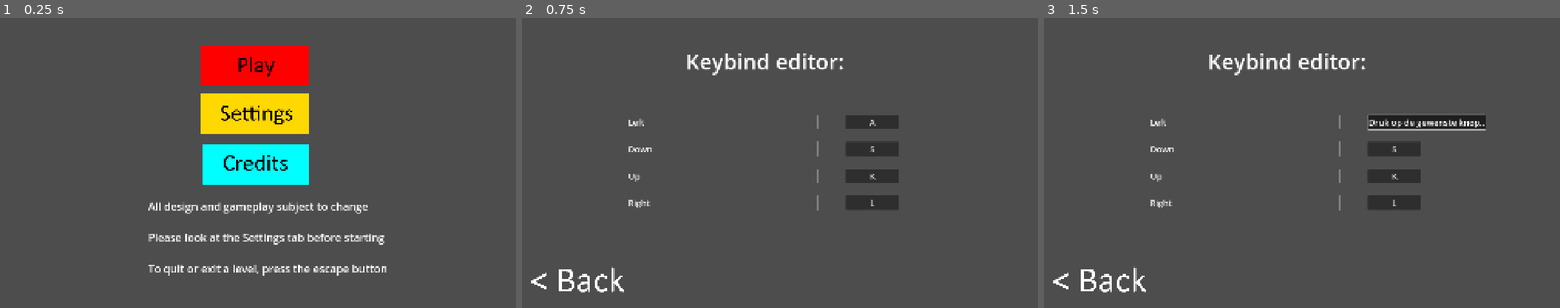
Above: before the commit, frames 1-3 (left to right).
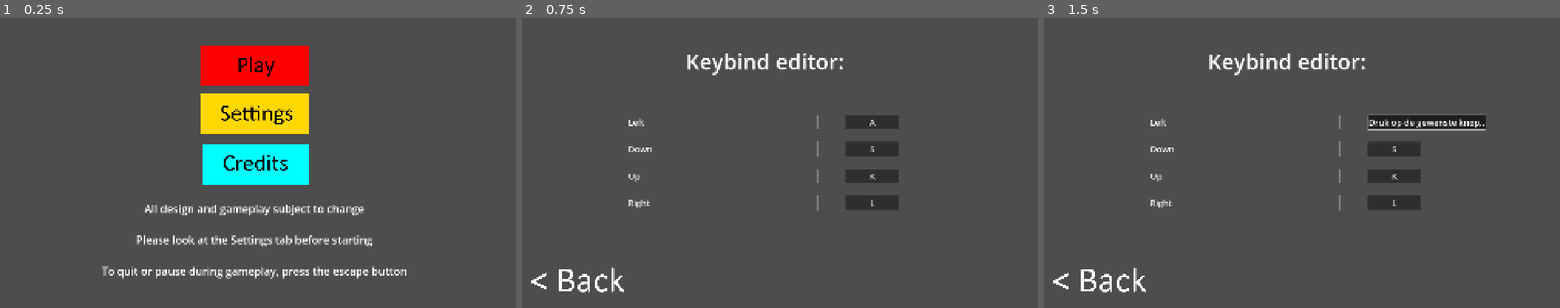
Above: after the commit, the same moments.

Repository: HyperKappy/Rhythm-Game-Repo
Game: Godot game, scene res://scenes/Main menu.tscn
The game is run twice, just before and just after one commit, with the same random seed, the same clock (stepped at 60 frames per second) and the same inputs. Sound files missing from this copy of the repository are replaced by a short silence.
Inputs (mouse positions are in pixels of both pictures, inside the frame that each line leads up to):
- Up to frame 1 (0.25 s): no input
- Up to frame 2 (0.75 s): click (774, 113) at 0.5 s
- Up to frame 3 (1.5 s): click "A" at 1.25 s

The runs differ from the first frame. In frame 1, 3.3% of the frame differs, in the area x 19-79%, y 63-90%; in frame 2, nothing differs; in frame 3, nothing differs.

Commit message:
pauze menu toegevoegd
druk op escape tijdens gameplay voor een pauzemenu

Diff:
--- a/code/Compatibility_Script (Song Select).gd
+++ b/code/Compatibility_Script (Song Select).gd
@@ -9,8 +9,6 @@
 }
 
 func _input(event: InputEvent):
-	if Input.is_key_pressed(KEY_ESCAPE):
-		get_tree().change_scene_to_file("res://scenes/Main menu.tscn")
 	if event is InputEventKey:
 		if event.keycode in required_keys:
 			required_keys[event.keycode] = event.pressed
--- /dev/null
+++ b/code/pause_menu.gd
@@ -0,0 +1,45 @@
+extends Control
+
+@export var main_menu_scene_path: String = "res://levels/main_menu.tscn"
+
+@onready var continue_button: Button = $CanvasLayer/Panel/VBoxContainer/ContinueButton
+@onready var retry_button: Button = $CanvasLayer/Panel/VBoxContainer/RetryButton
+@onready var back_button: Button = $CanvasLayer/Panel/VBoxContainer/BackButton
+
+func _ready() -> void:
+
+	if has_node("BlurOverlay"):
+		var blur := $BlurOverlay
+		blur.mouse_filter = Control.MOUSE_FILTER_IGNORE
+
+	continue_button.pressed.connect(_on_continue_pressed)
+	retry_button.pressed.connect(_on_retry_pressed)
+	back_button.pressed.connect(_on_back_pressed)
+
+	Input.set_mouse_mode(Input.MOUSE_MODE_VISIBLE)
+
+
+func _on_continue_pressed() -> void:
+	get_tree().paused = false
+	queue_free()
+
+
+func _on_retry_pressed() -> void:
+	get_tree().paused = false
+	var tree := get_tree()
+	queue_free()
+	tree.reload_current_scene()
+
+
+func _on_back_pressed() -> void:
+	get_tree().paused = false
+	var tree := get_tree()
+	queue_free()
+
+	if main_menu_scene_path != "":
+		tree.change_scene_to_file(main_menu_scene_path)
+
+
+func _unhandled_input(event: InputEvent) -> void:
+	if event.is_action_pressed("ui_cancel"):
+		_on_continue_pressed()
--- a/code/song_player.gd
+++ b/code/song_player.gd
@@ -1,4 +1,6 @@
 extends Node
+
+@export var pause_menu_scene: PackedScene = preload("res://scenes/pause_menu.tscn")
 
 @export var chart_path: String = ""
 @export var spawn_ahead_ms: float = 0.0   # hoe ver van tevoren je notes wilt zien vallen
@@ -265,6 +267,35 @@
 func _start_level() -> void:
 	audio_player.play()
 
-func _input(event):
-	if Input.is_key_pressed(KEY_ESCAPE):
-		get_tree().change_scene_to_file("res://scenes/Main menu.tscn")
+
+var pause_menu_instance: Control = null
+
+
+func _unhandled_input(event: InputEvent) -> void:
+	if event.is_action_pressed("ui_cancel"):
+		_toggle_pause_menu()
+
+
+func _toggle_pause_menu() -> void:
+	if pause_menu_instance != null and is_instance_valid(pause_menu_instance):
+		return
+
+	_show_pause_menu()
+
+
+func _show_pause_menu() -> void:
+	if pause_menu_scene == null:
+		push_warning("pause_menu_scene is niet ingesteld op SongPlayer.")
+		return
+
+	get_tree().paused = true
+
+	pause_menu_instance = pause_menu_scene.instantiate() as Control
+	if pause_menu_instance == null:
+		push_warning("Kon pause_menu_scene niet instantieren.")
+		get_tree().paused = false
+		return
+
+	var root := get_tree().root
+	root.add_child(pause_menu_instance)
+	root.move_child(pause_menu_instance, root.get_child_count() - 1)
--- a/scenes/Main menu.tscn
+++ b/scenes/Main menu.tscn
@@ -28,16 +28,17 @@
 script = ExtResource("5_i3aa3")
 
 [node name="Label" type="Label" parent="."]
-offset_left = 551.0
-offset_top = 674.0
-offset_right = 2076.0
-offset_bottom = 961.0
+offset_left = 184.0
+offset_top = 683.0
+offset_right = 1709.0
+offset_bottom = 970.0
 theme_override_font_sizes/font_size = 40
 text = "All design and gameplay subject to change
 
 Please look at the Settings tab before starting
 
-To quit or exit a level, press the escape button"
+To quit or pause during gameplay, press the escape button"
+horizontal_alignment = 1
 
 [node name="TextureButton" type="TextureButton" parent="."]
 offset_left = 752.0
--- /dev/null
+++ b/scenes/pause_menu.tscn
@@ -0,0 +1,92 @@
+[gd_scene load_steps=4 format=3 uid="uid://bgiud57w3rmgq"]
+
+[ext_resource type="Script" uid="uid://c4rpwy0r1ws4" path="res://code/pause_menu.gd" id="1_n87rw"]
+[ext_resource type="Shader" uid="uid://cfblt4i8k43f7" path="res://shaders/pause_blur.gdshader" id="2_myx47"]
+
+[sub_resource type="ShaderMaterial" id="ShaderMaterial_kukqi"]
+shader = ExtResource("2_myx47")
+shader_parameter/blur_radius = 4.0
+shader_parameter/sample_count = 4
+shader_parameter/darken = 0.6
+
+[node name="PauseMenu" type="Control"]
+process_mode = 3
+layout_mode = 3
+anchors_preset = 15
+anchor_right = 1.0
+anchor_bottom = 1.0
+offset_left = 973.0
+offset_top = 543.0
+offset_right = 973.0
+offset_bottom = 543.0
+grow_horizontal = 2
+grow_vertical = 2
+script = ExtResource("1_n87rw")
+main_menu_scene_path = "res://scenes/Main menu.tscn"
+
+[node name="CanvasLayer" type="CanvasLayer" parent="."]
+layer = 99999
+
+[node name="BlurOverlay" type="ColorRect" parent="CanvasLayer"]
+z_index = -1
+z_as_relative = false
+material = SubResource("ShaderMaterial_kukqi")
+anchors_preset = 15
+anchor_right = 1.0
+anchor_bottom = 1.0
+grow_horizontal = 2
+grow_vertical = 2
+
+[node name="Panel" type="Panel" parent="CanvasLayer"]
+anchors_preset = 15
+anchor_right = 1.0
+anchor_bottom = 1.0
+grow_horizontal = 2
+grow_vertical = 2
+
+[node name="VBoxContainer" type="VBoxContainer" parent="CanvasLayer/Panel"]
+z_index = 6
+layout_mode = 1
+anchors_preset = 8
+anchor_left = 0.5
+anchor_top = 0.5
+anchor_right = 0.5
+anchor_bottom = 0.5
+offset_left = -334.0
+offset_top = -284.5
+offset_right = 334.0
+offset_bottom = 284.5
+grow_horizontal = 2
+grow_vertical = 2
+theme_override_constants/separation = 10
+alignment = 1
+
+[node name="ContinueButton" type="Button" parent="CanvasLayer/Panel/VBoxContainer"]
+z_index = 6
+layout_mode = 2
+theme_override_font_sizes/font_size = 100
+text = "CONTINUE"
+
+[node name="RetryButton" type="Button" parent="CanvasLayer/Panel/VBoxContainer"]
+z_index = 6
+layout_mode = 2
+theme_override_font_sizes/font_size = 100
+text = "RETRY"
+
+[node name="BackButton" type="Button" parent="CanvasLayer/Panel/VBoxContainer"]
+z_index = 6
+layout_mode = 2
+theme_override_font_sizes/font_size = 100
+text = "BACK"
+
+[node name="Label" type="Label" parent="CanvasLayer/Panel"]
+layout_mode = 1
+anchors_preset = 5
+anchor_left = 0.5
+anchor_right = 0.5
+offset_left = -699.0
+offset_right = 699.0
+offset_bottom = 273.0
+grow_horizontal = 2
+theme_override_font_sizes/font_size = 200
+text = "GAME PAUSED"
--- /dev/null
+++ b/shaders/pause_blur.gdshader
@@ -0,0 +1,30 @@
+shader_type canvas_item;
+
+uniform float blur_radius = 4.0;
+uniform int sample_count = 4;
+uniform float darken = 0.6;
+
+uniform sampler2D screen_texture : hint_screen_texture;
+
+void fragment() {
+	vec2 uv = SCREEN_UV;
+	vec4 col = vec4(0.0);
+	float total = 0.0;
+
+
+	for (int i = -sample_count; i <= sample_count; i++) {
+		for (int j = -sample_count; j <= sample_count; j++) {
+			vec2 offset_pixels = vec2(float(i), float(j)) * blur_radius;
+			vec2 offset_uv = offset_pixels * SCREEN_PIXEL_SIZE; // 🔹 Godot 4 manier
+			col += texture(screen_texture, uv + offset_uv);
+			total += 1.0;
+		}
+	}
+
+	col /= max(total, 1.0);
+
+
+	vec3 darkened = col.rgb * (1.0 - darken);
+
+	COLOR = vec4(darkened, 1.0);
+}
Not shown, added: code/pause_menu.gd.uid
Not shown, added: shaders/pause_blur.gdshader.uid
